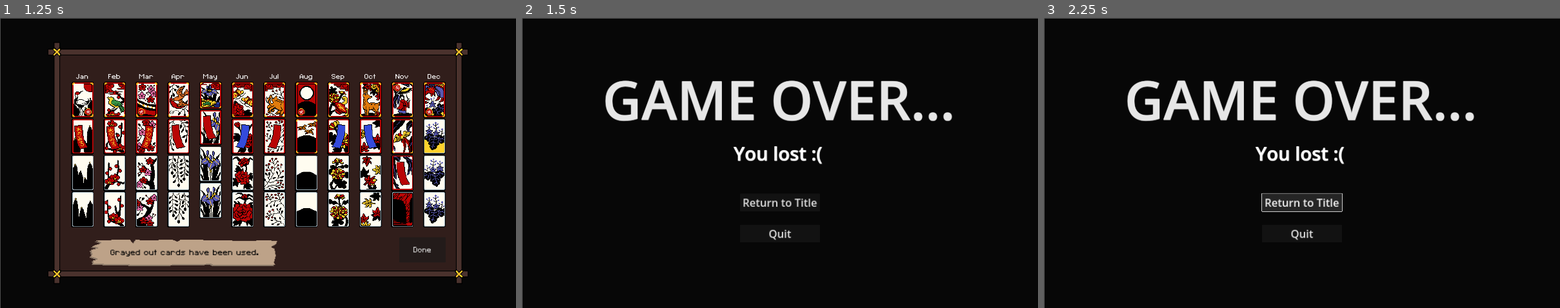
Above: before the commit, frames 1-3 (left to right).
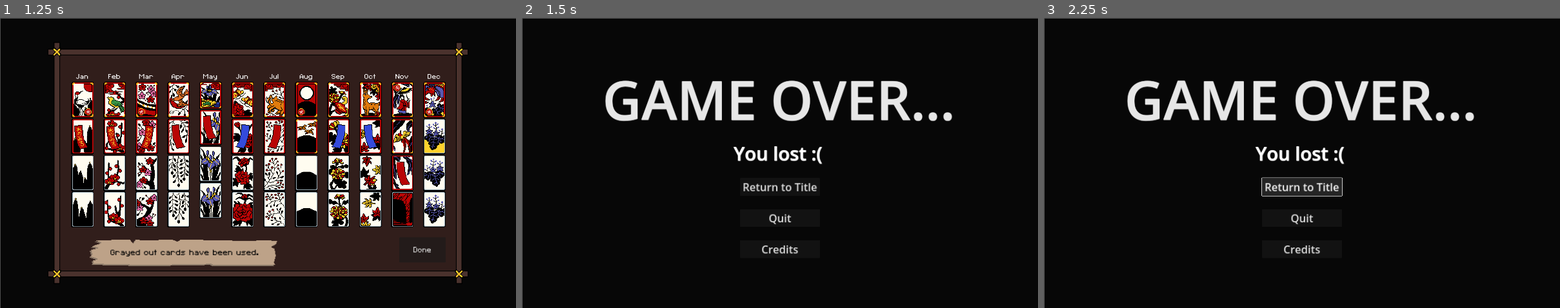
Above: after the commit, the same moments.

Repository: brokenintercom/ECS179-Hanafueda
Game: Godot game, scene res://scenes/results_screen.tscn
Two runs of this game, one before a commit and one after it. Both use one fixed random seed, a clock stepped at 60 frames per second and the inputs below. This scene is started directly instead of the project's main scene.
Inputs (mouse positions are in pixels of both pictures, inside the frame that each line leads up to):
- Up to frame 1 (1.25 s): click (258, 250) at 0.5 s, where only the run after the commit has a clickable "Credits"
- Up to frame 2 (1.5 s): click "Done" at 1.25 s
- Up to frame 3 (2.25 s): click "Return to Title" at 2 s

Frame 1 is identical in both runs. In frame 2, 0.8% of the frame differs, in the area x 42-58%, y 56-82%; in frame 3, 1.9%, in the area x 42-58%, y 54-82%.

Commit message:
added credit button to results screen

Diff:
--- a/scenes/results_screen.tscn
+++ b/scenes/results_screen.tscn
@@ -92,5 +92,12 @@
 "
 icon_alignment = 1
 
+[node name="CreditsButton" type="Button" parent="Control/HBoxContainer"]
+layout_mode = 2
+theme_override_font_sizes/font_size = 40
+text = "Credits"
+icon_alignment = 1
+
 [connection signal="pressed" from="Control/HBoxContainer/BackButton" to="." method="_on_back_button_pressed"]
 [connection signal="pressed" from="Control/HBoxContainer/QuitButton" to="." method="_on_quit_button_pressed"]
+[connection signal="pressed" from="Control/HBoxContainer/CreditsButton" to="." method="_on_credits_button_pressed"]
--- a/scripts/screens/results_screen.gd
+++ b/scripts/screens/results_screen.gd
@@ -24,3 +24,6 @@
 
 func _on_quit_button_pressed() -> void:
 	get_tree().quit()
+
+func _on_credits_button_pressed() -> void:
+	signals.switch_scene.emit("tcredits_screen")
